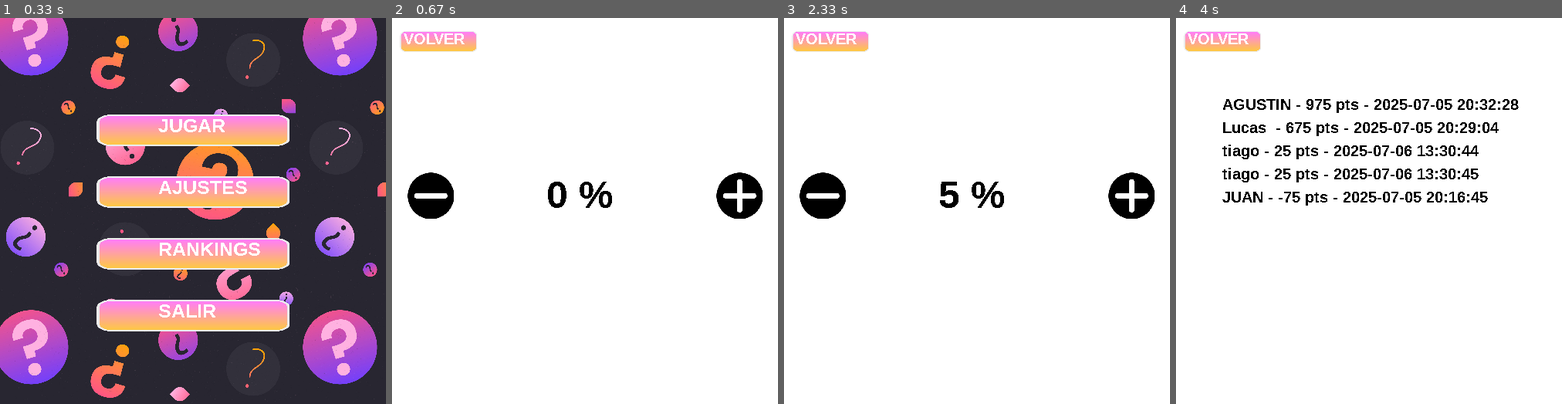
Above: before the commit, frames 1-4 (left to right).
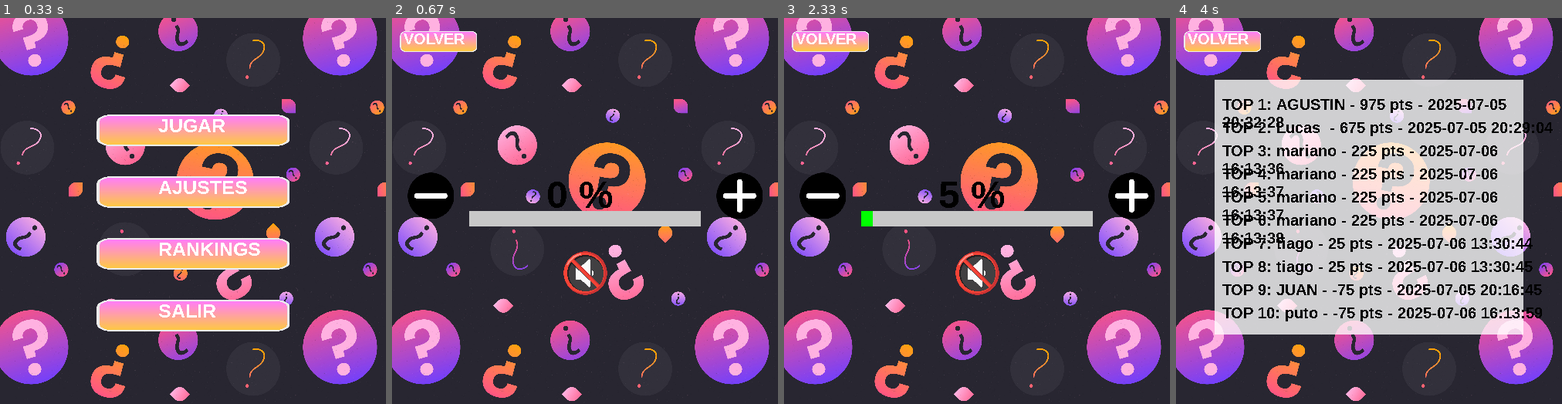
Above: after the commit, the same moments.

Repository: DicroccoL/Pygame-parcial-N-2
Game: pygame game, started from Main.py
Two runs of this game, one before a commit and one after it. Both use one fixed random seed, a clock stepped at 60 frames per second and the inputs below.
Inputs (mouse positions are in pixels of both pictures, inside the frame that each line leads up to):
- Up to frame 1 (0.33 s): no input
- Up to frame 2 (0.67 s): click (585, 211) at 0.38 s
- Up to frame 3 (2.33 s): click (977, 272) at 0.72 s; click (1131, 195) at 2.22 s
- Up to frame 4 (4 s): click (1372, 253) at 2.55 s; click (1222, 41) at 3.38 s; click (1369, 253) at 3.72 s

Frame 1 is identical in both runs. In frame 2, 96% of the frame differs, in the area x 0-100%, y 0-100%; in frame 3, 96%; in frame 4, 97%.

Commit message:
Actualizacion Volumen y Visuales

Diff:
--- a/Configuracion.py
+++ b/Configuracion.py
@@ -4,11 +4,13 @@
 
 pygame.init()
 
-boton_suma = crear_elemento_juego("mas.webp",60,60,420,200)
-boton_resta = crear_elemento_juego("menos.webp",60,60,20,200)
-boton_volver = crear_elemento_juego("textura_respuesta.png",100,40,10,10)
+boton_suma = crear_elemento_juego("mas.webp", 60, 60, 420, 200)
+boton_resta = crear_elemento_juego("menos.webp", 60, 60, 20, 200)
+boton_volver = crear_elemento_juego("textura_respuesta.png", 100, 40, 10, 10)
+boton_mute = crear_elemento_juego("mute.png", 60, 60, 220, 300)
+fondo = pygame.transform.scale(pygame.image.load("fondo.jpg"), PANTALLA)
 
-def mostrar_ajustes(pantalla:pygame.Surface,cola_eventos:list[pygame.event.Event],datos_juego:dict) -> str:
+def mostrar_ajustes(pantalla: pygame.Surface, cola_eventos: list[pygame.event.Event], datos_juego: dict) -> str:
     retorno = "ajustes"
 
     for evento in cola_eventos:
@@ -28,18 +30,28 @@
                         CLICK_SONIDO.play()
                     else:
                         ERROR_SONIDO.play()
+                elif boton_mute["rectangulo"].collidepoint(evento.pos):
+                    datos_juego["volumen_musica"] = 0
+                    CLICK_SONIDO.play()
                 elif boton_volver["rectangulo"].collidepoint(evento.pos):
                     CLICK_SONIDO.play()
                     retorno = "menu"
 
-    pantalla.fill(COLOR_BLANCO)
+    pantalla.blit(fondo, (0, 0))  # Fondo completo
 
-    pantalla.blit(boton_suma["superficie"],boton_suma["rectangulo"])
-    pantalla.blit(boton_resta["superficie"],boton_resta["rectangulo"])
-    pantalla.blit(boton_volver["superficie"],boton_volver["rectangulo"])
+    pantalla.blit(boton_suma["superficie"], boton_suma["rectangulo"])
+    pantalla.blit(boton_resta["superficie"], boton_resta["rectangulo"])
+    pantalla.blit(boton_volver["superficie"], boton_volver["rectangulo"])
+    pantalla.blit(boton_mute["superficie"], boton_mute["rectangulo"])
 
+    mostrar_texto(pantalla, f"{datos_juego['volumen_musica']} %", (200, 200), FUENTE_VOLUMEN, COLOR_NEGRO)
+    mostrar_texto(boton_volver["superficie"], "VOLVER", (5, 5), FUENTE_RESPUESTA, COLOR_BLANCO)
 
-    mostrar_texto(pantalla,f"{datos_juego["volumen_musica"]} %",(200,200),FUENTE_VOLUMEN,COLOR_NEGRO)
-    mostrar_texto(boton_volver["superficie"],"VOLVER",(5,5),FUENTE_RESPUESTA,COLOR_BLANCO)
+    # Barra de volumen visual
+    barra_base = pygame.Rect(100, 250, 300, 20)
+    barra_relleno = pygame.Rect(100, 250, 3 * datos_juego["volumen_musica"], 20)
+
+    pygame.draw.rect(pantalla, (200, 200, 200), barra_base)  # Fondo de la barra (gris)
+    pygame.draw.rect(pantalla, (0, 255, 0), barra_relleno)  # Barra rellena (verde)
 
     return retorno
--- a/Rankings.py
+++ b/Rankings.py
@@ -5,10 +5,10 @@
 
 pygame.init()
 
-boton_volver = crear_elemento_juego("textura_respuesta.png",100,40,10,10)
+boton_volver = crear_elemento_juego("textura_respuesta.png", 100, 40, 10, 10)
 fondo = pygame.transform.scale(pygame.image.load("fondo.jpg"), PANTALLA)
 
-def mostrar_rankings(pantalla:pygame.Surface,cola_eventos:list[pygame.event.Event],lista_rankings:list) -> str:
+def mostrar_rankings(pantalla: pygame.Surface, cola_eventos: list[pygame.event.Event], lista_rankings: list) -> str:
     retorno = "rankings"
 
     for evento in cola_eventos:
@@ -20,9 +20,16 @@
                     CLICK_SONIDO.play()
                     retorno = "menu"
 
-    pantalla.fill(COLOR_BLANCO)
+    pantalla.blit(fondo, (0, 0))  # Fondo completo
 
-    pantalla.blit(boton_volver["superficie"],boton_volver["rectangulo"])
+    # Cuadrado blanco semi-transparente para mejorar visibilidad del texto
+    overlay = pygame.Surface((PANTALLA[0] - 100, PANTALLA[1] - 170))  # Tamaño del recuadro
+    overlay.set_alpha(200)  # Transparencia (0 a 255)
+    overlay.fill((255, 255, 255))  # Blanco
+    pantalla.blit(overlay, (50, 80))  # Posición del recuadro
+
+    pantalla.blit(boton_volver["superficie"], boton_volver["rectangulo"])
+
     import json
 
     rankings = []
@@ -35,14 +42,13 @@
             rankings = []
 
     y = 100
-    for entrada in rankings[:10]:
+    for indice, entrada in enumerate(rankings[:10], start=1):
         nombre = entrada.get("nombre", "Sin nombre")
         puntaje = entrada.get("puntuacion", 0)
         fecha = entrada.get("fecha", "")
-        mostrar_texto(pantalla, f"{nombre} - {puntaje} pts - {fecha}", (60, y), FUENTE_RESPUESTA, COLOR_NEGRO)
+        mostrar_texto(pantalla, f"TOP {indice}: {nombre} - {puntaje} pts - {fecha}", (60, y), FUENTE_RESPUESTA, COLOR_NEGRO)
         y += 30
 
-
-        mostrar_texto(boton_volver["superficie"],"VOLVER",(5,5),FUENTE_RESPUESTA,COLOR_BLANCO)
+    mostrar_texto(boton_volver["superficie"], "VOLVER", (5, 5), FUENTE_RESPUESTA, COLOR_BLANCO)
 
     return retorno
--- a/partidas.json
+++ b/partidas.json
@@ -23,5 +23,40 @@
         "nombre": "tiago",
         "puntuacion": 25,
         "fecha": "2025-07-06 13:30:45"
+    },
+    {
+        "nombre": "mariano",
+        "puntuacion": 225,
+        "fecha": "2025-07-06 16:13:36"
+    },
+    {
+        "nombre": "mariano",
+        "puntuacion": 225,
+        "fecha": "2025-07-06 16:13:37"
+    },
+    {
+        "nombre": "mariano",
+        "puntuacion": 225,
+        "fecha": "2025-07-06 16:13:37"
+    },
+    {
+        "nombre": "mariano",
+        "puntuacion": 225,
+        "fecha": "2025-07-06 16:13:38"
+    },
+    {
+        "nombre": "puto",
+        "puntuacion": -75,
+        "fecha": "2025-07-06 16:13:59"
+    },
+    {
+        "nombre": "puto",
+        "puntuacion": -75,
+        "fecha": "2025-07-06 16:14:01"
+    },
+    {
+        "nombre": "tequila",
+        "puntuacion": -75,
+        "fecha": "2025-07-06 16:14:28"
     }
 ]
Binary file added: mute.png
